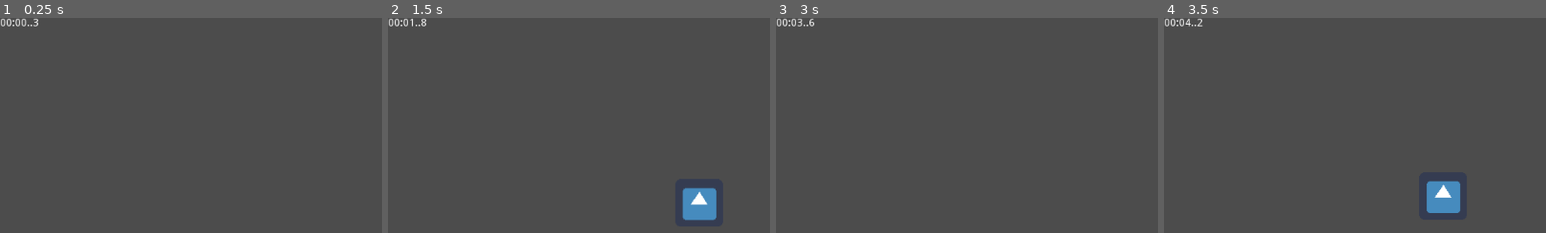
Above: before the commit, frames 1-4 (left to right).
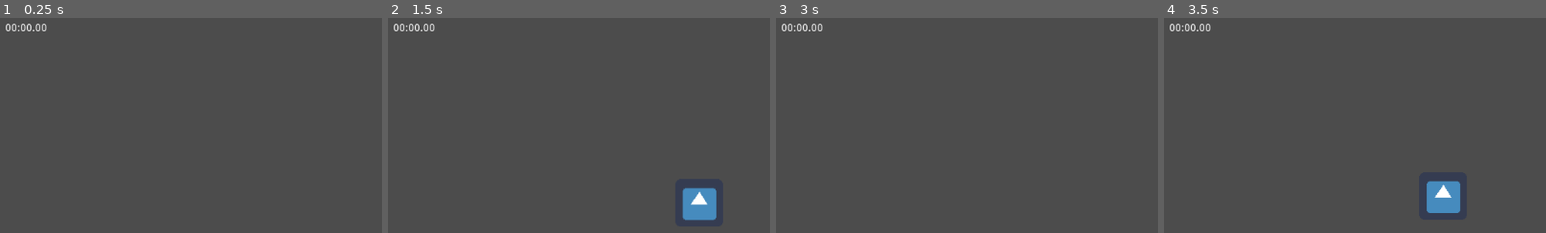
Above: after the commit, the same moments.

Repository: fredgreen182/SkatePlat
Game: Godot game, scene res://TestLevel.tscn
Same seed, same stepped clock (60 frames per second), same inputs: the game is played once before the commit and once after it. The engine's default icon, where the game draws it, is replaced by a stand-in: a white triangle on a blue panel in a dark square.
Inputs:
- Up to frame 1 (0.25 s): no input
- Up to frame 2 (1.5 s): hold Right (ui_right) from 0.53 s (still down); tap Space (jump) at 0.77 s
- Up to frame 3 (3 s): tap Space (jump) at 1.52 s; release Right (ui_right) at 2.03 s; hold Left (ui_left) 2.03-2.78 s; hold Right (ui_right) from 2.78 s (still down)
- Up to frame 4 (3.5 s): keep holding Right (ui_right); tap Space (jump) at 3.02 s
The pictures show only the part of the screen within x 0-50%, y 0-50%; the shares and areas given below are measured in that part.

The runs differ from the first frame. In frame 1, 0.4% of the frame differs, in the area x 0-13%, y 0-7%; in frame 2, 0.3%; in frame 3, 0.4%; in frame 4, 0.4%.

Commit message:
timer reset

Diff:
--- a/GUI.tscn
+++ b/GUI.tscn
@@ -16,8 +16,10 @@
 anchor_top = 0.0
 anchor_right = 0.0
 anchor_bottom = 0.0
-margin_right = 57.0
-margin_bottom = 13.0
+margin_left = 7.0
+margin_top = 7.0
+margin_right = 64.0
+margin_bottom = 20.0
 rect_pivot_offset = Vector2( 0, 0 )
 rect_clip_content = true
 mouse_filter = 0
--- a/Screen Timer.gd
+++ b/Screen Timer.gd
@@ -4,10 +4,23 @@
 var minutes = 0
 var seconds = 0
 var milliseconds = 0
+var is_running = false
+var is_paused = false
+
+
 
 func _process(delta):
 	clear()
-	add_text(get_time(delta))
+	if(is_running):
+		add_text(get_time(delta))
+	elif(is_paused):
+		add_text(get_time(0))
+	else:
+		stopwatch = 0
+		add_text("00:00.00")
+
+	if(Input.is_action_just_pressed("ui_up")):
+		is_running = !is_running
 
 
 
@@ -40,9 +53,8 @@
 		milliseconds = "00"
 	elif(str(milliseconds).length()<4):
 		milliseconds = str(milliseconds)
-		milliseconds = milliseconds.right(1) + "0"
+		milliseconds = milliseconds.right(2) + "0"
 	else:
 		milliseconds = str(milliseconds)
 		milliseconds = milliseconds.right(2)
-	print(milliseconds)
 	return milliseconds
